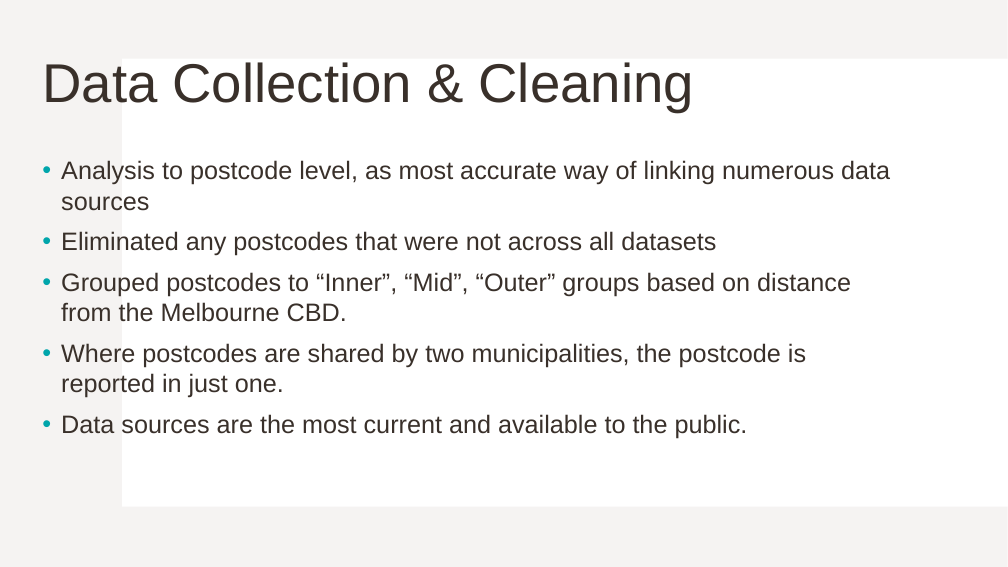
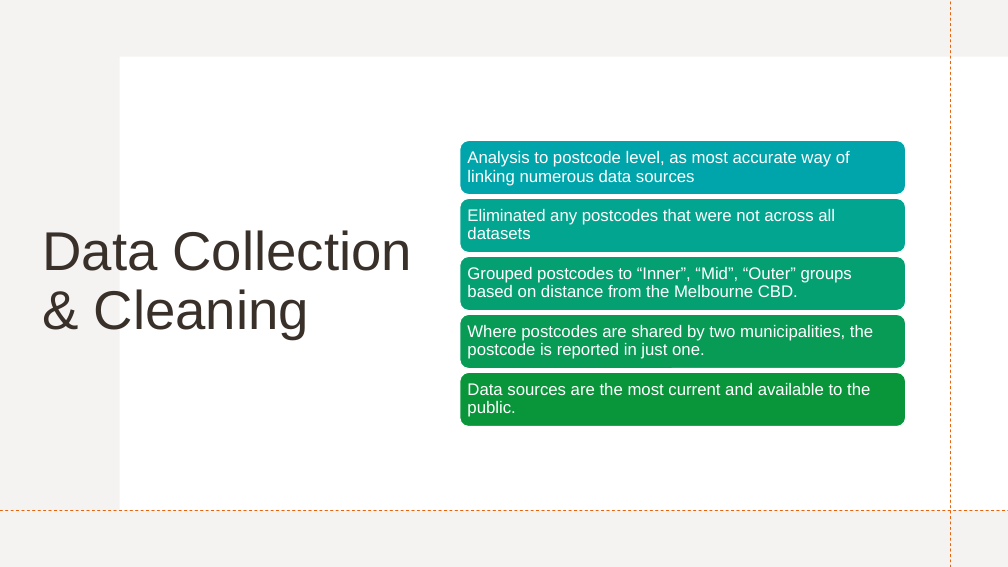
Before and after one commit to Kakhai1/bootcamp_project, a slide deck: slide 5 of Project 1 - Group 6 Slides_KT.pptx. Drawn at 1008x567 pixels with LibreOffice and Linux fonts; fonts in the diff are those of the drawing. Boxes give left, top, right and bottom in pixels: in the first picture for what was removed or moved away, otherwise in the second. Text is boxed around its words. In the diff, an @@ line names an element or a change of style, - is before the commit and + after.

```diff
--- a/Project 1 - Group 6 Slides_KT.pptx
+++ b/Project 1 - Group 6 Slides_KT.pptx
@@ rectangle removed at [0, 0, 1008, 567] @@
@@ rectangle added at [0, 0, 1008, 567], fill #FFFFFF @@
@@ rectangle added at [0, 0, 1008, 567], fill #E5DEDB at 35% opacity @@
@@ line added from (951, 567) to (951, 1), #E4650E 0.75 pt dashed @@
@@ rectangle added at [119, 57, 1008, 510], fill #FFFFFF @@
@@ title "Data Collection & Cleaning" rewrapped from [42, 62, 694, 112] to [42, 230, 412, 339] @@
@@ text removed at [61, 160, 890, 439] @@
-• Analysis to postcode level, as most accurate way of linking numerous data sources
-• Eliminated any postcodes that were not across all datasets
-• Grouped postcodes to “Inner”, “Mid”, “Outer” groups based on distance from the Melbourne CBD.
-• Where postcodes are shared by two municipalities, the postcode is reported in just one.
-• Data sources are the most current and available to the public.
@@ group added at [460, 141, 906, 427]: 5 rounded rectangles, 5 texts @@
+Analysis to postcode level, as most accurate way of linking numerous data sources
+Eliminated any postcodes that were not across all datasets
+Grouped postcodes to “Inner”, “Mid”, “Outer” groups based on distance from the Melbourne CBD.
+Where postcodes are shared by two municipalities, the postcode is reported in just one.
+Data sources are the most current and available to the public.
@@ line added from (0, 510) to (1008, 510), #E4650E 0.75 pt dashed @@
```
Also in this commit, not shown: 9 other slides changed, 3 slides added, 4 slides removed.
